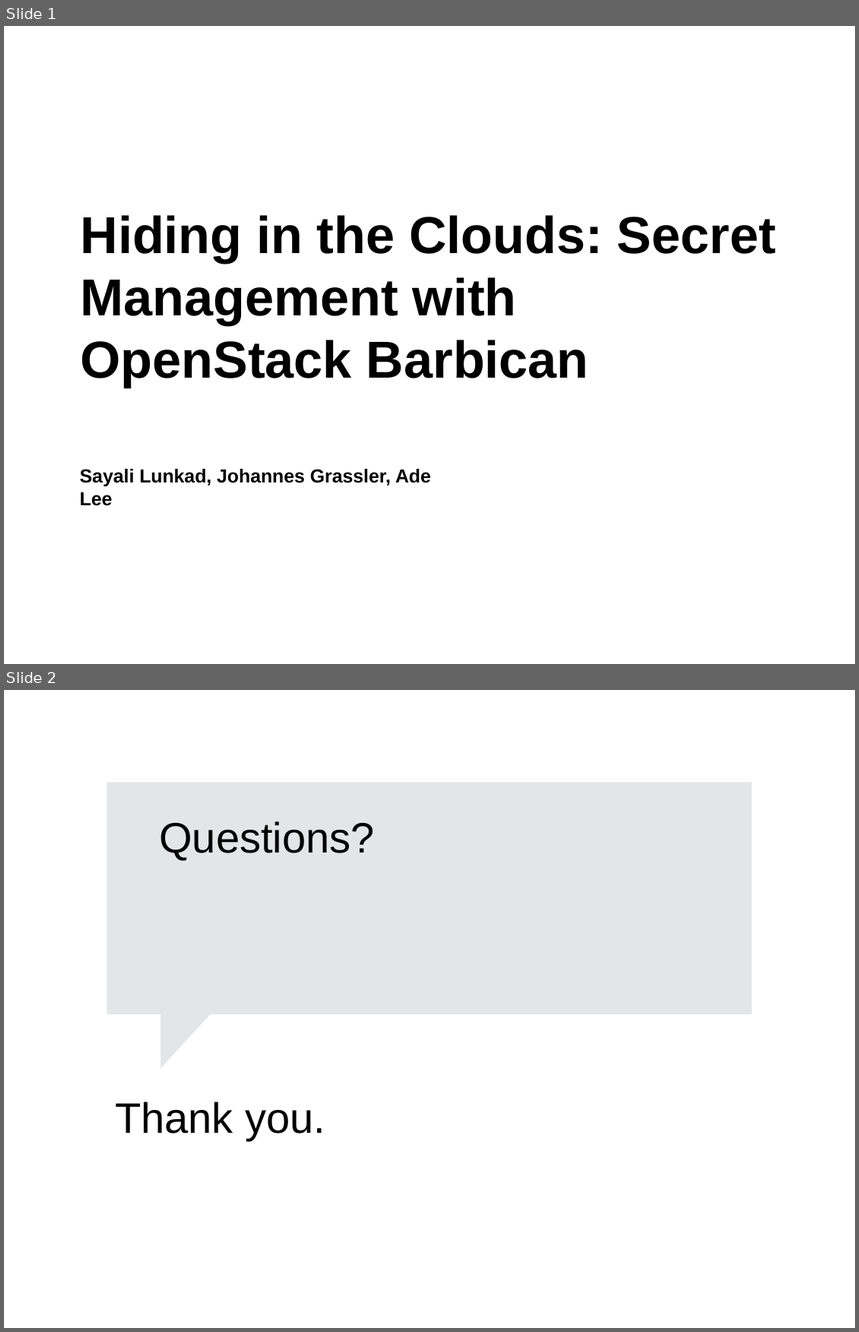
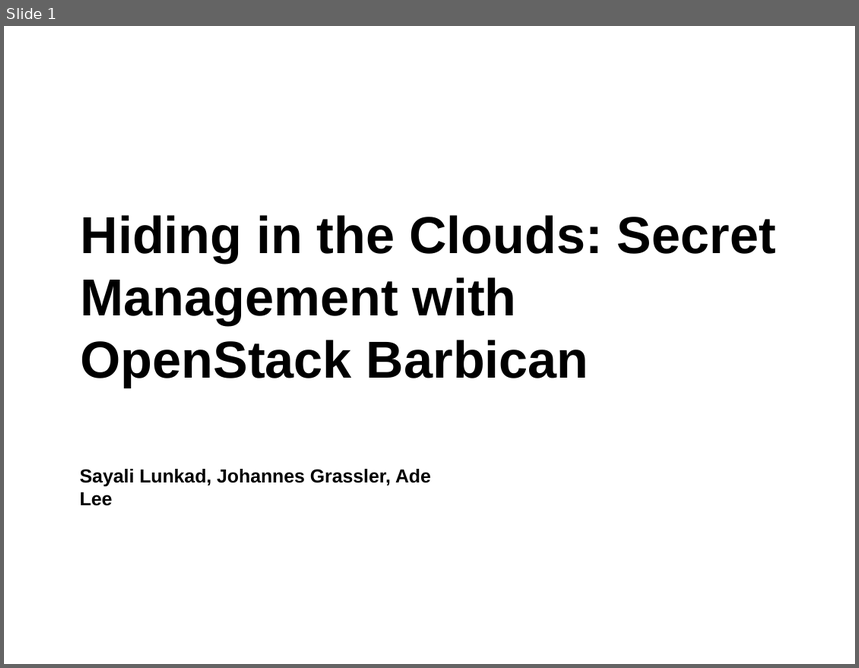
Before and after one commit to sayalilunkad/openstack-barcelona, a slide deck: hiding-in-the-clouds_secret-management-with-openstack-barbican/template.odp. Shown one above the other, each under a label of ours: slides 1 and 2 before the commit, slide 1 after it. The pictures are 859x1332 and 859x668 pixels, drawn with LibreOffice and Linux fonts; fonts in the diff are those of the drawing. Boxes give left, top, right and bottom in pixels: in the first picture for what was removed or moved away, otherwise in the second. Text is boxed around its words. In the diff, an @@ line names an element or a change of style, - is before the commit and + after.

```diff
--- a/hiding-in-the-clouds_secret-management-with-openstack-barbican/template.odp
+++ b/hiding-in-the-clouds_secret-management-with-openstack-barbican/template.odp
@@ slide 2 removed at <box>4,690,855,1328</box>, background #FFFFFF @@
@@ rectangle removed at <box>107,782,752,1015</box> @@
@@ text removed at <box>159,821,374,860</box> @@
-Questions?
@@ right triangle removed at <box>161,1008,217,1068</box> @@
@@ text removed at <box>115,1102,325,1141</box> @@
-Thank you.
```
Also in this commit, not shown: 1 slide added.
